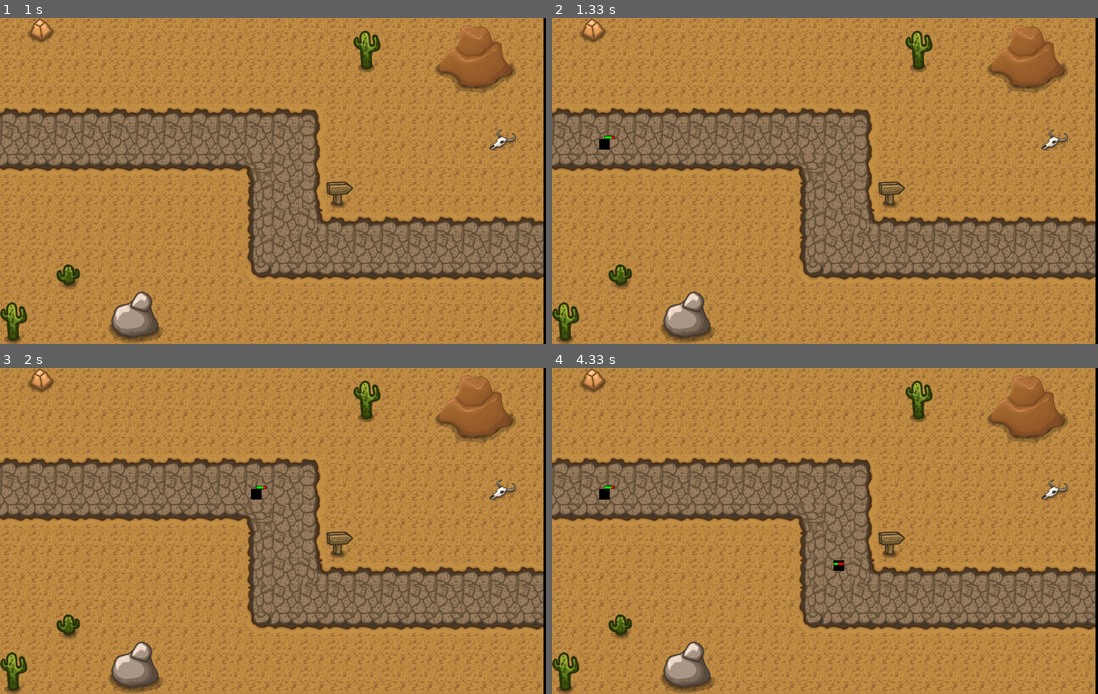
Above: before the commit, frames 1-4 (two rows, left to right).
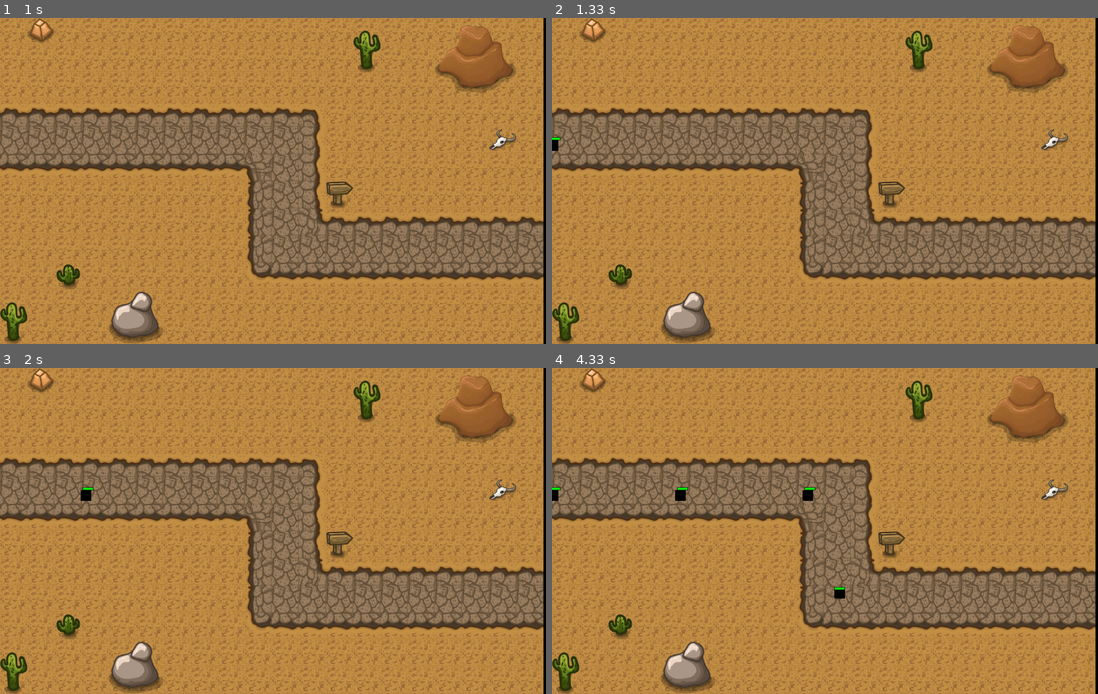
Above: after the commit, the same moments.

Repository: mustafa-mun/canyon-defenders
Game: pygame game, started from main.py
Same seed, same stepped clock (60 frames per second), same inputs: the game is played once before the commit and once after it.
Inputs:
- Up to frame 1 (1 s): no input
- Up to frame 2 (1.33 s): no input
- Up to frame 3 (2 s): no input
- Up to frame 4 (4.33 s): no input

Frame 1 is identical in both runs. In frame 2, 0.1% of the frame differs, in the area x 0-12%, y 36-41%; in frame 3, 0.2%; in frame 4, 0.5%, in the area x 0-54%, y 36-71%.

Commit message:
reset to defaults

Diff:
--- a/modules/enemy.py
+++ b/modules/enemy.py
@@ -13,7 +13,7 @@
         )
         self._waypoints = waypoints
         self._target_waypoint = 0
-        self._speed = 12
+        self._speed = 5
 
     def draw_health_bar(self, surf, pos, size, borderC, backC, healthC, progress):
         pygame.draw.rect(surf, backC, (*pos, *size))
@@ -44,6 +44,7 @@
             )
 
     def update(self):
+        # If health is 0 or less, kill enemy
         if self.health <= 0:
             self.kill()
 
@@ -70,7 +71,6 @@
         ):
             # increment the target waypoint
             self._target_waypoint += 1
-            self.health -= 30
             # check if enemy has reached the end of waypoints list
             if self._target_waypoint >= len(self._waypoints):
                 self.kill()
